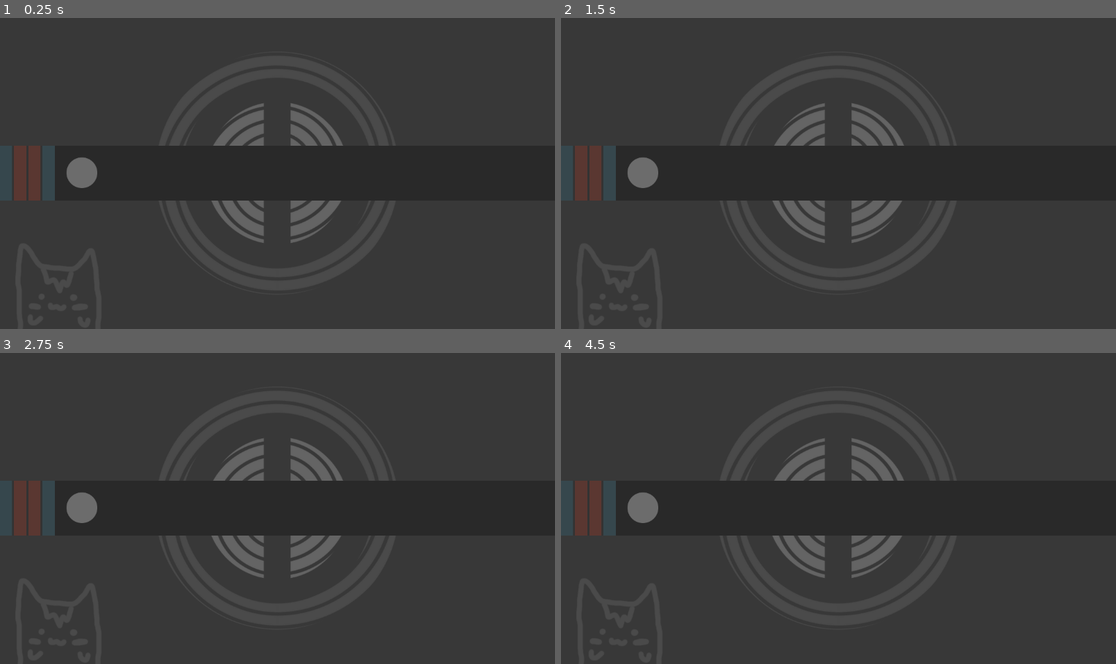
Above: before the commit, frames 1-4 (two rows, left to right).
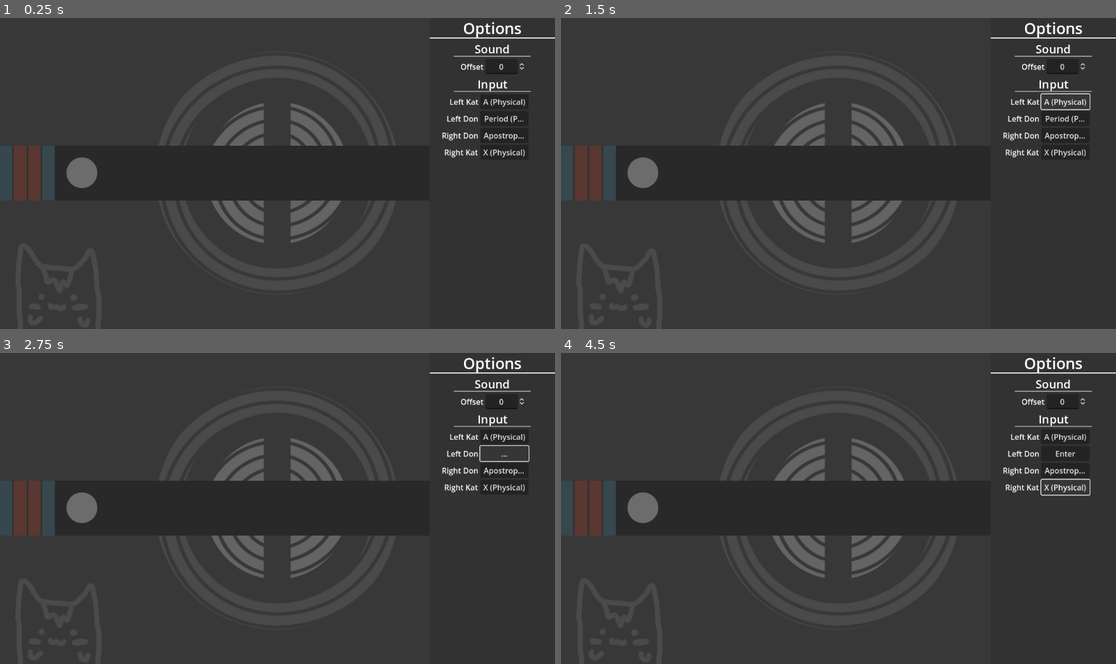
Above: after the commit, the same moments.

Repository: rokuhime/TaiClone
Game: Godot game, scene res://scenes/gameplay/gameplay.tscn
The game is run twice, just before and just after one commit, with the same random seed, the same clock (stepped at 60 frames per second) and the same inputs.
Inputs (mouse positions are in pixels of both pictures, inside the frame that each line leads up to):
- Up to frame 1 (0.25 s): no input
- Up to frame 2 (1.5 s): click (1066, 101) at 0.5 s, where only the run after the commit has a clickable "A (Physical)"; click (1066, 101) at 1.25 s, where only the run after the commit has a clickable "..."
- Up to frame 3 (2.75 s): click (505, 452) at 2 s, where only the run after the commit has a clickable "Period (Physical)"
- Up to frame 4 (4.5 s): click (1066, 471) at 2.75 s, where only the run after the commit has a clickable "Apostrophe (Physical)"; click (1066, 486) at 3.5 s, where only the run after the commit has a clickable "X (Physical)"; tap Enter at 4.25 s; hold ' (RightDon) from 4.28 s (still down); hold Ctrl (VolPrecision) from 4.28 s (still down)

The runs differ from the first frame. In frame 1, 1.2% of the frame differs, in the area x 77-100%, y 1-45%; in frame 2, 1.3%; in frame 3, 1.2%; in frame 4, 1.3%.
Error in both runs: Trying to assign value of type 'int' to a variable of type 'String'. (res://scripts/chart_loader.gd:27)

Commit message:
basic offset in options (non-functional)
need to figure out how to make offset not be stinky

Diff:
--- a/scenes/gameplay/gameplay.tscn
+++ b/scenes/gameplay/gameplay.tscn
@@ -6,23 +6,7 @@
 [ext_resource type="Texture2D" uid="uid://eq5iad8gv08e" path="res://assets/default_skin/taiko-hit300k.png" id="4_umg3i"]
 [ext_resource type="Texture2D" uid="uid://2q6355uwgp3g" path="res://assets/default_skin/taiko-hit0.png" id="5_cdksb"]
 [ext_resource type="Texture2D" uid="uid://kog7coscf8qa" path="res://assets/dev_art/background.png" id="5_epojv"]
-[ext_resource type="Script" path="res://scenes/global/options.gd" id="7_kssw3"]
-
-[sub_resource type="LabelSettings" id="LabelSettings_o6kn8"]
-font_size = 32
-
-[sub_resource type="StyleBoxLine" id="StyleBoxLine_58oma"]
-color = Color(1, 1, 1, 1)
-thickness = 2
-
-[sub_resource type="LabelSettings" id="LabelSettings_nd7b7"]
-font_size = 24
-
-[sub_resource type="StyleBoxLine" id="StyleBoxLine_8lqbf"]
-color = Color(0.627451, 0.627451, 0.627451, 1)
-grow_begin = -50.0
-grow_end = -50.0
-thickness = 2
+[ext_resource type="PackedScene" uid="uid://dkot1mate8jvs" path="res://scenes/global/options.tscn" id="7_x3q17"]
 
 [node name="Gameplay" type="Control"]
 layout_mode = 3
@@ -180,147 +164,5 @@
 offset_bottom = -4.0
 grow_vertical = 0
 
-[node name="Options" type="ColorRect" parent="."]
-visible = false
+[node name="Options" parent="." instance=ExtResource("7_x3q17")]
 layout_mode = 1
-anchors_preset = 11
-anchor_left = 1.0
-anchor_right = 1.0
-anchor_bottom = 1.0
-offset_left = -262.0
-grow_horizontal = 0
-grow_vertical = 2
-color = Color(0.196078, 0.196078, 0.196078, 1)
-script = ExtResource("7_kssw3")
-
-[node name="ScrollContainer" type="ScrollContainer" parent="Options"]
-layout_mode = 1
-anchors_preset = 15
-anchor_right = 1.0
-anchor_bottom = 1.0
-grow_horizontal = 2
-grow_vertical = 2
-horizontal_scroll_mode = 0
-
-[node name="Contents" type="VBoxContainer" parent="Options/ScrollContainer"]
-layout_mode = 2
-size_flags_horizontal = 3
-
-[node name="Title" type="Label" parent="Options/ScrollContainer/Contents"]
-layout_mode = 2
-text = "Options"
-label_settings = SubResource("LabelSettings_o6kn8")
-horizontal_alignment = 1
-vertical_alignment = 1
-
-[node name="HSeparator" type="HSeparator" parent="Options/ScrollContainer/Contents/Title"]
-layout_mode = 1
-anchors_preset = 12
-anchor_top = 1.0
-anchor_right = 1.0
-anchor_bottom = 1.0
-offset_top = -4.0
-grow_horizontal = 2
-grow_vertical = 0
-theme_override_styles/separator = SubResource("StyleBoxLine_58oma")
-
-[node name="Input" type="VBoxContainer" parent="Options/ScrollContainer/Contents"]
-layout_mode = 2
-
-[node name="SectionTitle" type="Label" parent="Options/ScrollContainer/Contents/Input"]
-layout_mode = 2
-text = "Input"
-label_settings = SubResource("LabelSettings_nd7b7")
-horizontal_alignment = 1
-vertical_alignment = 1
-
-[node name="HSeparator" type="HSeparator" parent="Options/ScrollContainer/Contents/Input/SectionTitle"]
-layout_mode = 1
-anchors_preset = 12
-anchor_top = 1.0
-anchor_right = 1.0
-anchor_bottom = 1.0
-offset_top = -4.0
-grow_horizontal = 2
-grow_vertical = 0
-theme_override_styles/separator = SubResource("StyleBoxLine_8lqbf")
-
-[node name="LeftKat" type="HBoxContainer" parent="Options/ScrollContainer/Contents/Input"]
-layout_mode = 2
-
-[node name="Label" type="Label" parent="Options/ScrollContainer/Contents/Input/LeftKat"]
-layout_mode = 2
-size_flags_horizontal = 3
-text = "Left Kat"
-horizontal_alignment = 2
-
-[node name="Button" type="Button" parent="Options/ScrollContainer/Contents/Input/LeftKat"]
-custom_minimum_size = Vector2(100, 0)
-layout_mode = 2
-text = "Spacebar"
-text_overrun_behavior = 3
-
-[node name="Offset" type="Control" parent="Options/ScrollContainer/Contents/Input/LeftKat"]
-layout_mode = 2
-size_flags_horizontal = 3
-size_flags_stretch_ratio = 0.5
-
-[node name="LeftDon" type="HBoxContainer" parent="Options/ScrollContainer/Contents/Input"]
-layout_mode = 2
-
-[node name="Label" type="Label" parent="Options/ScrollContainer/Contents/Input/LeftDon"]
-layout_mode = 2
-size_flags_horizontal = 3
-text = "Left Don"
-horizontal_alignment = 2
-
-[node name="Button" type="Button" parent="Options/ScrollContainer/Contents/Input/LeftDon"]
-custom_minimum_size = Vector2(100, 0)
-layout_mode = 2
-text = "Spacebar"
-text_overrun_behavior = 3
-
-[node name="Offset" type="Control" parent="Options/ScrollContainer/Contents/Input/LeftDon"]
-layout_mode = 2
-size_flags_horizontal = 3
-size_flags_stretch_ratio = 0.5
-
-[node name="RightDon" type="HBoxContainer" parent="Options/ScrollContainer/Contents/Input"]
-layout_mode = 2
-
-[node name="Label" type="Label" parent="Options/ScrollContainer/Contents/Input/RightDon"]
-layout_mode = 2
-size_flags_horizontal = 3
-text = "Right Don"
-horizontal_alignment = 2
-
-[node name="Button" type="Button" parent="Options/ScrollContainer/Contents/Input/RightDon"]
-custom_minimum_size = Vector2(100, 0)
-layout_mode = 2
-text = "Spacebar"
-text_overrun_behavior = 3
-
-[node name="Offset" type="Control" parent="Options/ScrollContainer/Contents/Input/RightDon"]
-layout_mode = 2
-size_flags_horizontal = 3
-size_flags_stretch_ratio = 0.5
-
-[node name="RightKat" type="HBoxContainer" parent="Options/ScrollContainer/Contents/Input"]
-layout_mode = 2
-
-[node name="Label" type="Label" parent="Options/ScrollContainer/Contents/Input/RightKat"]
-layout_mode = 2
-size_flags_horizontal = 3
-text = "Right Kat"
-horizontal_alignment = 2
-
-[node name="Button" type="Button" parent="Options/ScrollContainer/Contents/Input/RightKat"]
-custom_minimum_size = Vector2(100, 0)
-layout_mode = 2
-text = "Spacebar"
-text_overrun_behavior = 3
-
-[node name="Offset" type="Control" parent="Options/ScrollContainer/Contents/Input/RightKat"]
-layout_mode = 2
-size_flags_horizontal = 3
-size_flags_stretch_ratio = 0.5
--- a/scenes/global/options.gd
+++ b/scenes/global/options.gd
@@ -6,6 +6,8 @@
 
 # Called when the node enters the scene tree for the first time.
 func _ready():
+	toggled = visible
+
 	for input in input_section.get_children():
 		if input.name == "SectionTitle":
 			continue
@@ -42,3 +44,6 @@
 		InputMap.action_add_event(keychange_target, target)
 
 		keychange_target = ""
+
+func change_offset(new_offset) -> void:
+	Global.offset = new_offset / 1000
--- /dev/null
+++ b/scenes/global/options.tscn
@@ -0,0 +1,206 @@
+[gd_scene load_steps=6 format=3 uid="uid://dkot1mate8jvs"]
+
+[ext_resource type="Script" path="res://scenes/global/options.gd" id="1_0le0k"]
+
+[sub_resource type="LabelSettings" id="LabelSettings_o6kn8"]
+font_size = 32
+
+[sub_resource type="StyleBoxLine" id="StyleBoxLine_58oma"]
+color = Color(1, 1, 1, 1)
+thickness = 2
+
+[sub_resource type="LabelSettings" id="LabelSettings_nd7b7"]
+font_size = 24
+
+[sub_resource type="StyleBoxLine" id="StyleBoxLine_8lqbf"]
+color = Color(0.627451, 0.627451, 0.627451, 1)
+grow_begin = -50.0
+grow_end = -50.0
+thickness = 2
+
+[node name="Options" type="ColorRect"]
+custom_minimum_size = Vector2(260, 0)
+anchors_preset = 11
+anchor_left = 1.0
+anchor_right = 1.0
+anchor_bottom = 1.0
+grow_horizontal = 0
+grow_vertical = 2
+color = Color(0.196078, 0.196078, 0.196078, 1)
+script = ExtResource("1_0le0k")
+
+[node name="ScrollContainer" type="ScrollContainer" parent="."]
+layout_mode = 1
+anchors_preset = 15
+anchor_right = 1.0
+anchor_bottom = 1.0
+grow_horizontal = 2
+grow_vertical = 2
+horizontal_scroll_mode = 0
+
+[node name="Contents" type="VBoxContainer" parent="ScrollContainer"]
+layout_mode = 2
+size_flags_horizontal = 3
+
+[node name="Title" type="Label" parent="ScrollContainer/Contents"]
+layout_mode = 2
+text = "Options"
+label_settings = SubResource("LabelSettings_o6kn8")
+horizontal_alignment = 1
+vertical_alignment = 1
+
+[node name="HSeparator" type="HSeparator" parent="ScrollContainer/Contents/Title"]
+layout_mode = 1
+anchors_preset = 12
+anchor_top = 1.0
+anchor_right = 1.0
+anchor_bottom = 1.0
+offset_top = -4.0
+grow_horizontal = 2
+grow_vertical = 0
+theme_override_styles/separator = SubResource("StyleBoxLine_58oma")
+
+[node name="Sound" type="VBoxContainer" parent="ScrollContainer/Contents"]
+layout_mode = 2
+
+[node name="SectionTitle" type="Label" parent="ScrollContainer/Contents/Sound"]
+layout_mode = 2
+text = "Sound"
+label_settings = SubResource("LabelSettings_nd7b7")
+horizontal_alignment = 1
+vertical_alignment = 1
+
+[node name="HSeparator" type="HSeparator" parent="ScrollContainer/Contents/Sound/SectionTitle"]
+layout_mode = 1
+anchors_preset = 12
+anchor_top = 1.0
+anchor_right = 1.0
+anchor_bottom = 1.0
+offset_top = -4.0
+grow_horizontal = 2
+grow_vertical = 0
+theme_override_styles/separator = SubResource("StyleBoxLine_8lqbf")
+
+[node name="Offset" type="HBoxContainer" parent="ScrollContainer/Contents/Sound"]
+layout_mode = 2
+
+[node name="Label" type="Label" parent="ScrollContainer/Contents/Sound/Offset"]
+layout_mode = 2
+size_flags_horizontal = 3
+text = "Offset"
+horizontal_alignment = 2
+
+[node name="SpinBox" type="SpinBox" parent="ScrollContainer/Contents/Sound/Offset"]
+layout_mode = 2
+min_value = -100.0
+allow_greater = true
+allow_lesser = true
+alignment = 1
+
+[node name="Offset" type="Control" parent="ScrollContainer/Contents/Sound/Offset"]
+layout_mode = 2
+size_flags_horizontal = 3
+size_flags_stretch_ratio = 0.5
+
+[node name="Input" type="VBoxContainer" parent="ScrollContainer/Contents"]
+layout_mode = 2
+
+[node name="SectionTitle" type="Label" parent="ScrollContainer/Contents/Input"]
+layout_mode = 2
+text = "Input"
+label_settings = SubResource("LabelSettings_nd7b7")
+horizontal_alignment = 1
+vertical_alignment = 1
+
+[node name="HSeparator" type="HSeparator" parent="ScrollContainer/Contents/Input/SectionTitle"]
+layout_mode = 1
+anchors_preset = 12
+anchor_top = 1.0
+anchor_right = 1.0
+anchor_bottom = 1.0
+offset_top = -4.0
+grow_horizontal = 2
+grow_vertical = 0
+theme_override_styles/separator = SubResource("StyleBoxLine_8lqbf")
+
+[node name="LeftKat" type="HBoxContainer" parent="ScrollContainer/Contents/Input"]
+layout_mode = 2
+
+[node name="Label" type="Label" parent="ScrollContainer/Contents/Input/LeftKat"]
+layout_mode = 2
+size_flags_horizontal = 3
+text = "Left Kat"
+horizontal_alignment = 2
+
+[node name="Button" type="Button" parent="ScrollContainer/Contents/Input/LeftKat"]
+custom_minimum_size = Vector2(100, 0)
+layout_mode = 2
+text = "Spacebar"
+text_overrun_behavior = 3
+
+[node name="Offset" type="Control" parent="ScrollContainer/Contents/Input/LeftKat"]
+layout_mode = 2
+size_flags_horizontal = 3
+size_flags_stretch_ratio = 0.5
+
+[node name="LeftDon" type="HBoxContainer" parent="ScrollContainer/Contents/Input"]
+layout_mode = 2
+
+[node name="Label" type="Label" parent="ScrollContainer/Contents/Input/LeftDon"]
+layout_mode = 2
+size_flags_horizontal = 3
+text = "Left Don"
+horizontal_alignment = 2
+
+[node name="Button" type="Button" parent="ScrollContainer/Contents/Input/LeftDon"]
+custom_minimum_size = Vector2(100, 0)
+layout_mode = 2
+text = "Spacebar"
+text_overrun_behavior = 3
+
+[node name="Offset" type="Control" parent="ScrollContainer/Contents/Input/LeftDon"]
+layout_mode = 2
+size_flags_horizontal = 3
+size_flags_stretch_ratio = 0.5
+
+[node name="RightDon" type="HBoxContainer" parent="ScrollContainer/Contents/Input"]
+layout_mode = 2
+
+[node name="Label" type="Label" parent="ScrollContainer/Contents/Input/RightDon"]
+layout_mode = 2
+size_flags_horizontal = 3
+text = "Right Don"
+horizontal_alignment = 2
+
+[node name="Button" type="Button" parent="ScrollContainer/Contents/Input/RightDon"]
+custom_minimum_size = Vector2(100, 0)
+layout_mode = 2
+text = "Spacebar"
+text_overrun_behavior = 3
+
+[node name="Offset" type="Control" parent="ScrollContainer/Contents/Input/RightDon"]
+layout_mode = 2
+size_flags_horizontal = 3
+size_flags_stretch_ratio = 0.5
+
+[node name="RightKat" type="HBoxContainer" parent="ScrollContainer/Contents/Input"]
+layout_mode = 2
+
+[node name="Label" type="Label" parent="ScrollContainer/Contents/Input/RightKat"]
+layout_mode = 2
+size_flags_horizontal = 3
+text = "Right Kat"
+horizontal_alignment = 2
+
+[node name="Button" type="Button" parent="ScrollContainer/Contents/Input/RightKat"]
+custom_minimum_size = Vector2(100, 0)
+layout_mode = 2
+text = "Spacebar"
+text_overrun_behavior = 3
+
+[node name="Offset" type="Control" parent="ScrollContainer/Contents/Input/RightKat"]
+layout_mode = 2
+size_flags_horizontal = 3
+size_flags_stretch_ratio = 0.5
+
+[connection signal="value_changed" from="ScrollContainer/Contents/Sound/Offset/SpinBox" to="." method="change_offset"]
--- a/scripts/global.gd
+++ b/scripts/global.gd
@@ -5,6 +5,8 @@
 var expiring_audio = preload("res://scenes/global/expiring_audio.tscn")
 const ACC_TIMING := 0.03
 const INACC_TIMING := 0.07
+
+var offset := 0.0
 
 func _init() -> void:
 	DisplayServer.window_set_title("TaiClone " + VERSION, 0)
Not shown: 1 places in scenes/gameplay/gameplay.tscn that only renumber resources
